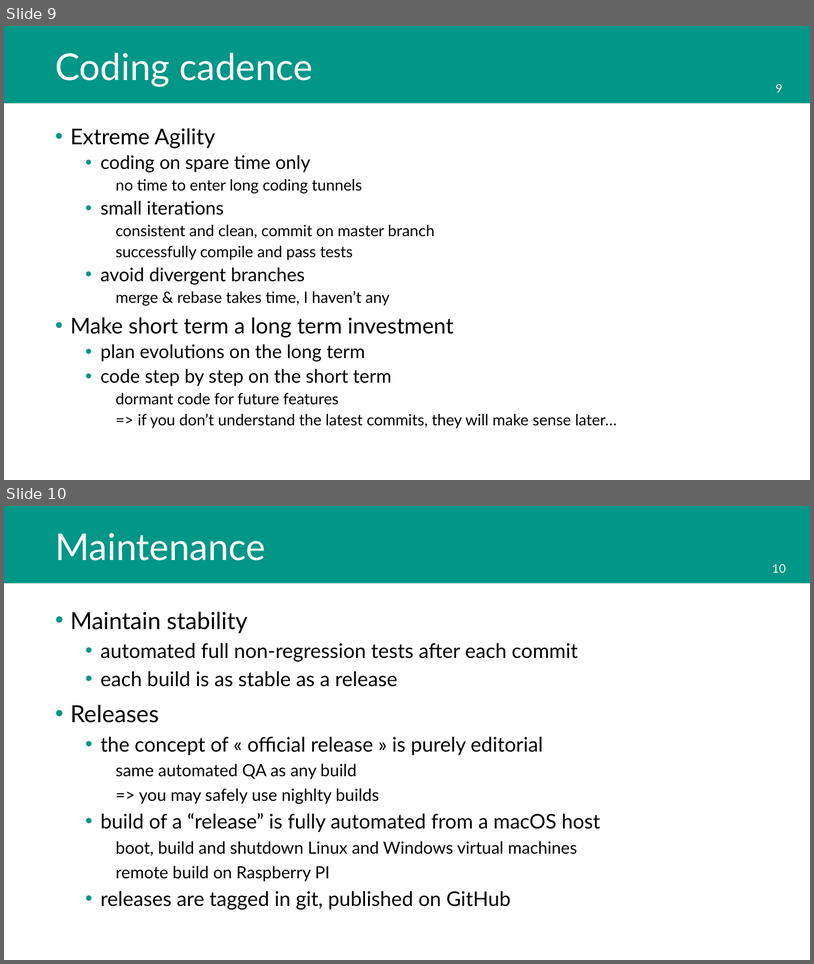
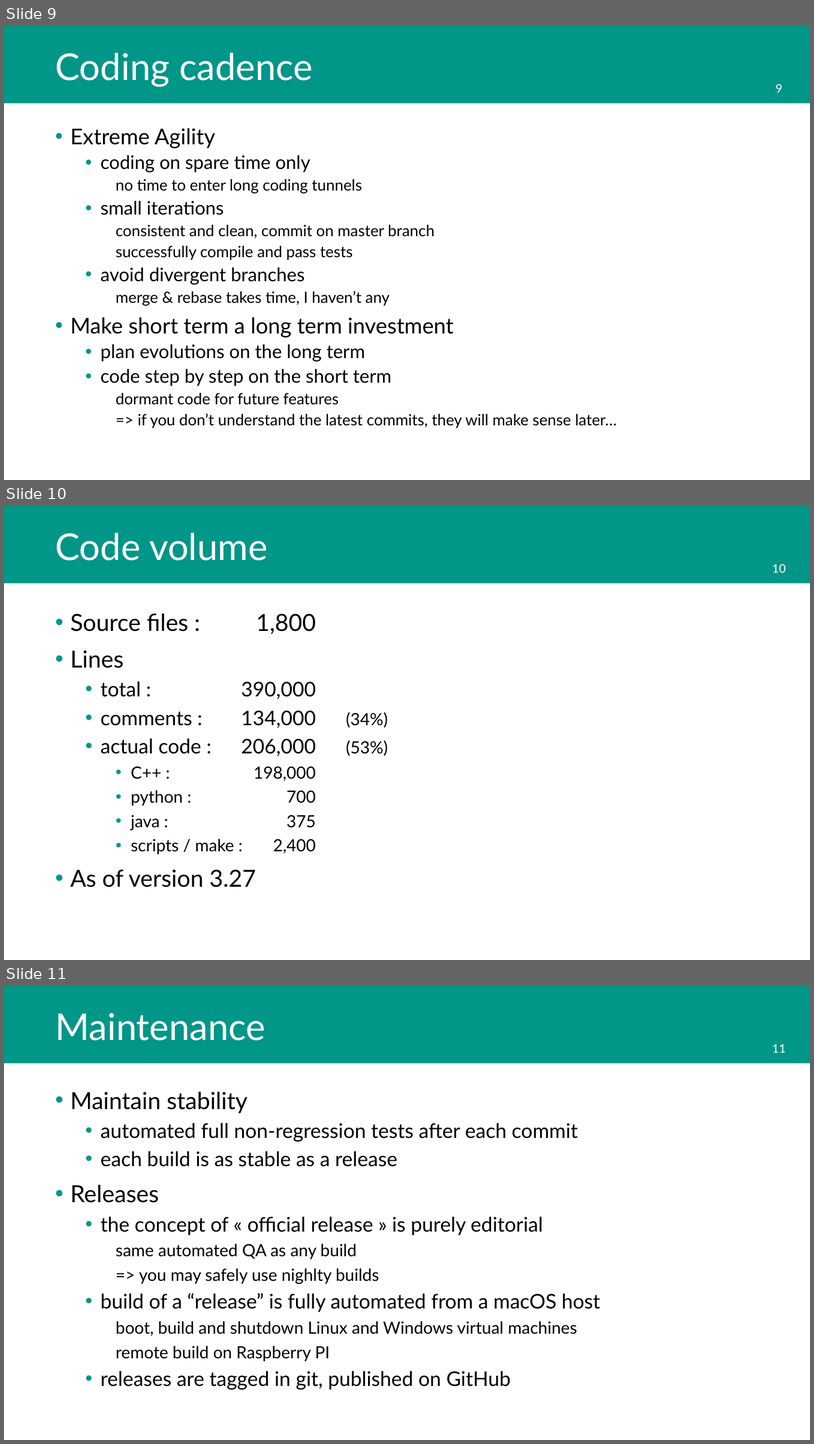
Before and after one commit to tsduck/tsduck, a slide deck: doc/tsduck-project.pptx. Shown one above the other, each under a label of ours: slides 9 and 10 before the commit, slides 9, 10 and 11 after it. The pictures are 814x964 and 814x1444 pixels, drawn with LibreOffice and Linux fonts; fonts in the diff are those of the drawing; background and template pictures are left out. Boxes give left, top, right and bottom in pixels: in the first picture for what was removed or moved away, otherwise in the second. Text is boxed around its words. In the diff, an @@ line names an element or a change of style, - is before the commit and + after.

```diff
--- a/doc/tsduck-project.pptx
+++ b/doc/tsduck-project.pptx
@@ slide 10 added at (x1=4, y1=506, x2=810, y2=960), background #FFFFFF; not listed: 2 template elements that a slide beside it also shows @@
@@ title added at (x1=55, y1=532, x2=268, y2=561), 44 pt, text #FFFFFF @@
+Code volume
@@ text added at (x1=71, y1=613, x2=316, y2=887), 20 pt, text #000000 @@
+• Source files : 1,800
+• Lines
+  • total : 390,000
+  • comments : 134,000 (34%)
+  • actual code : 206,000 (53%)
+    • C++ : 198,000
+    • python : 700
+    • java : 375
+    • scripts / make : 2,400
+• As of version 3.27
@@ what was slide 10 is now slide 11 @@
@@ page number at (x1=773, y1=1044, x2=786, y2=1053): text changed @@
-10
+11
```
Also in this commit, not shown: 4 slides changed, 3 other files.
